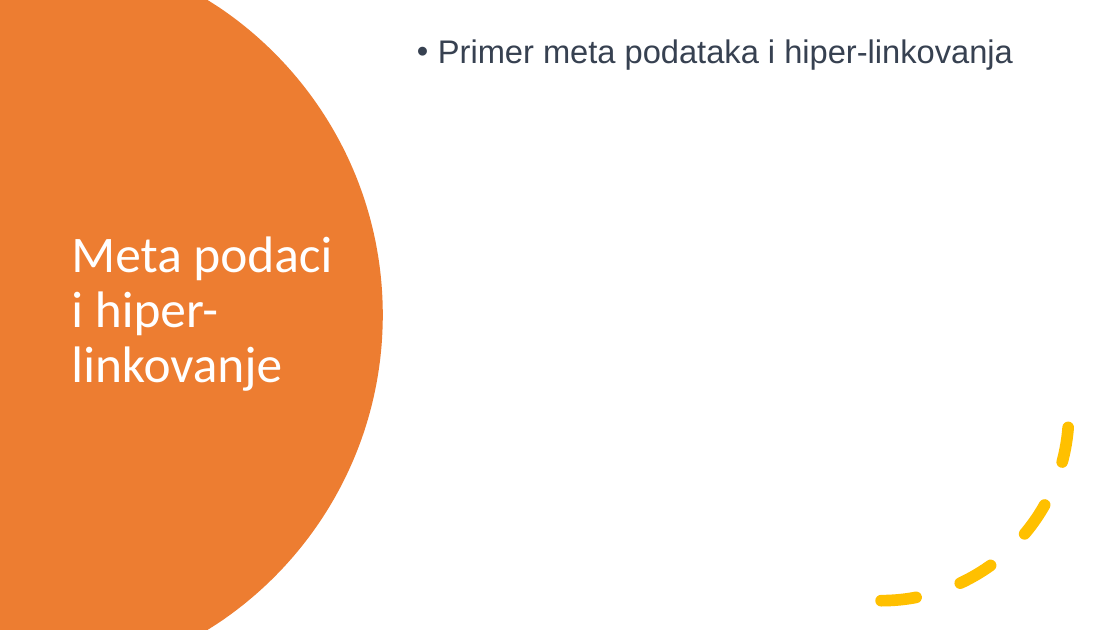
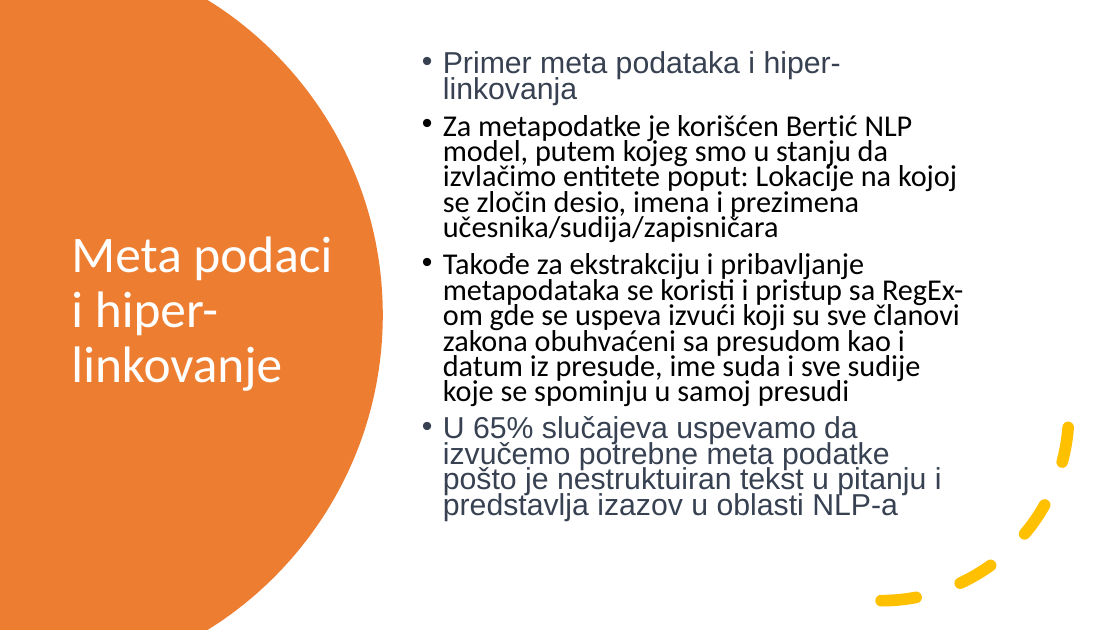
Before and after one commit to BorislavGajic/Pravna_informatika, a slide deck: slide 25 of prezentacija.pptx. Drawn at 1120x630 pixels with LibreOffice and Linux fonts; fonts in the diff are those of the drawing. Boxes give left, top, right and bottom in pixels: in the first picture for what was removed or moved away, otherwise in the second. Text is boxed around its words. In the diff, an @@ line names an element or a change of style, - is before the commit and + after.

```diff
--- a/prezentacija.pptx
+++ b/prezentacija.pptx
@@ text "Primer meta podataka i hiper-linkovanja": place and size @@
-text "Primer meta podataka i hiper-linkovanja" at bbox=[438, 39, 1013, 69]
+text "Primer meta podataka i hiper-linkovanja" at bbox=[443, 51, 963, 521]
@@ text at bbox=[443, 51, 841, 105]: size 28 to 25.9 pt in "Primer meta podataka i hiper-linkovanja"; line spacing 0.9 to 0.7 @@
@@ text at bbox=[443, 115, 963, 521]: paragraphs added @@
+• Za metapodatke je korišćen Bertić NLP model, putem kojeg smo u stanju da izvlačimo entitete poput: Lokacije na kojoj se zločin desio, imena i prezimena učesnika/sudija/zapisničara
+• Takođe za ekstrakciju i pribavljanje metapodataka se koristi i pristup sa RegEx-om gde se uspeva izvući koji su sve članovi zakona obuhvaćeni sa presudom kao i datum iz presude, ime suda i sve sudije koje se spominju u samoj presudi
+• U 65% slučajeva uspevamo da izvučemo potrebne meta podatke pošto je nestruktuiran tekst u pitanju i predstavlja izazov u oblasti NLP-a
```
Also in this commit, not shown: 1 other slide changed, 1 slide added, 3 other files.
